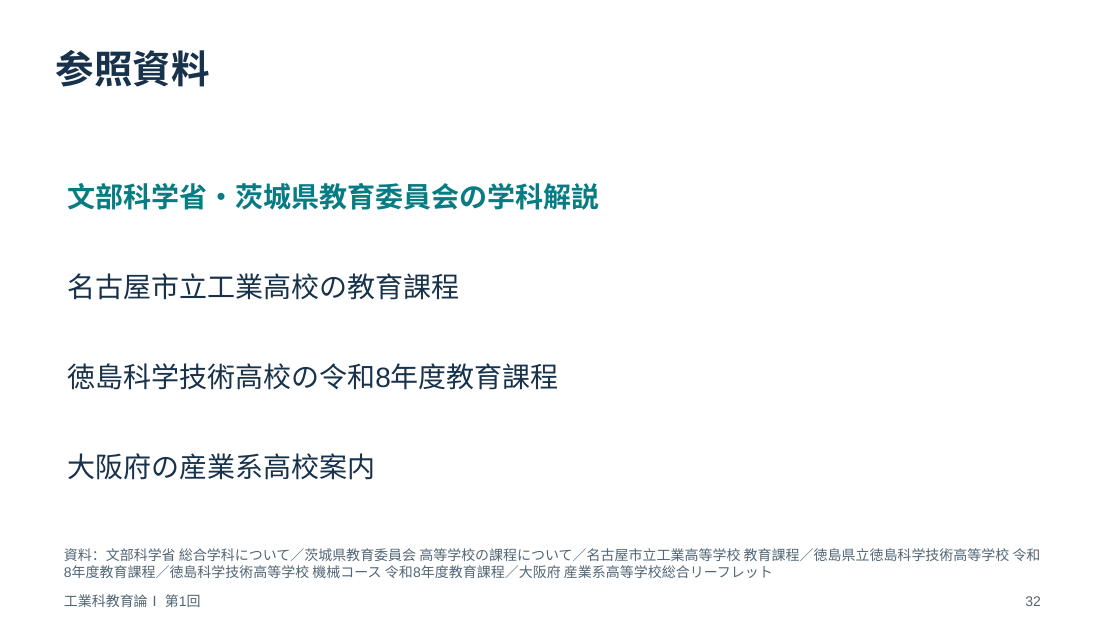
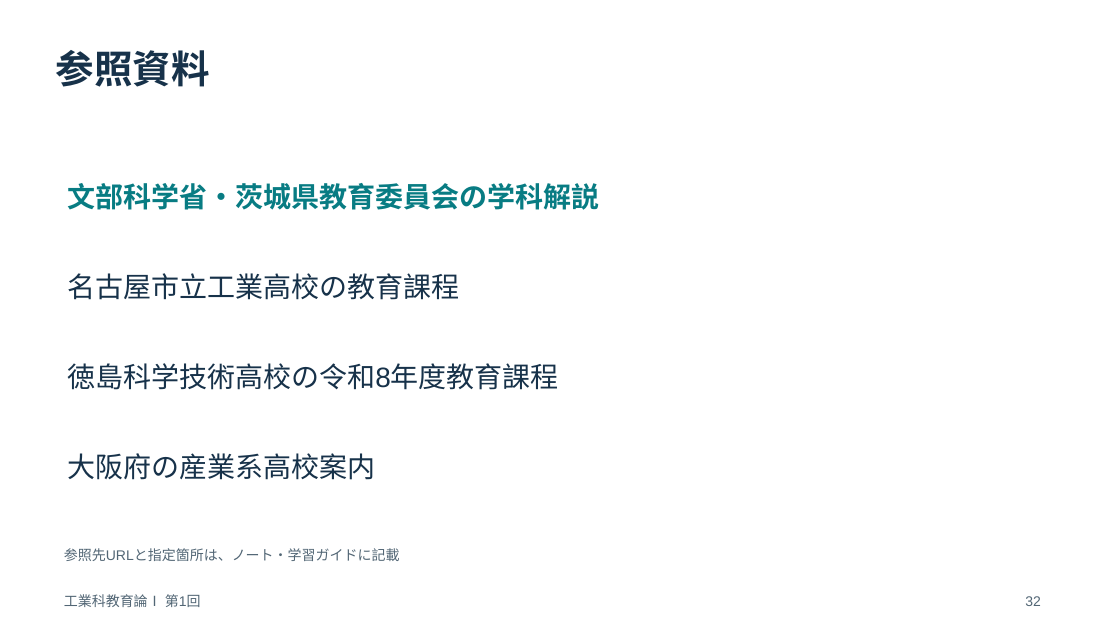
Before and after one commit to zooc-14calbp/industrial-education-i, a slide deck: slide 32 of lessons/01/slides.pptx. Drawn at 1120x630 pixels with LibreOffice and Linux fonts; fonts in the diff are those of the drawing. Boxes give left, top, right and bottom in pixels: in the first picture for what was removed or moved away, otherwise in the second. Text is boxed around its words. In the diff, an @@ line names an element or a change of style, - is before the commit and + after.

```diff
--- a/lessons/01/slides.pptx
+++ b/lessons/01/slides.pptx
@@ text at <box>64,548,400,561</box>: text changed @@
-資料：文部科学省 総合学科について／茨城県教育委員会 高等学校の課程について／名古屋市立工業高等学校 教育課程／徳島県立徳島科学技術高等学校 令和8年度教育課程／徳島科学技術高等学校 機械コース 令和8年度教育課程／大阪府 産業系高等学校総合リーフレット
+参照先URLと指定箇所は、ノート・学習ガイドに記載
```
Also in this commit, not shown: 11 other slides changed, 50 other files.
